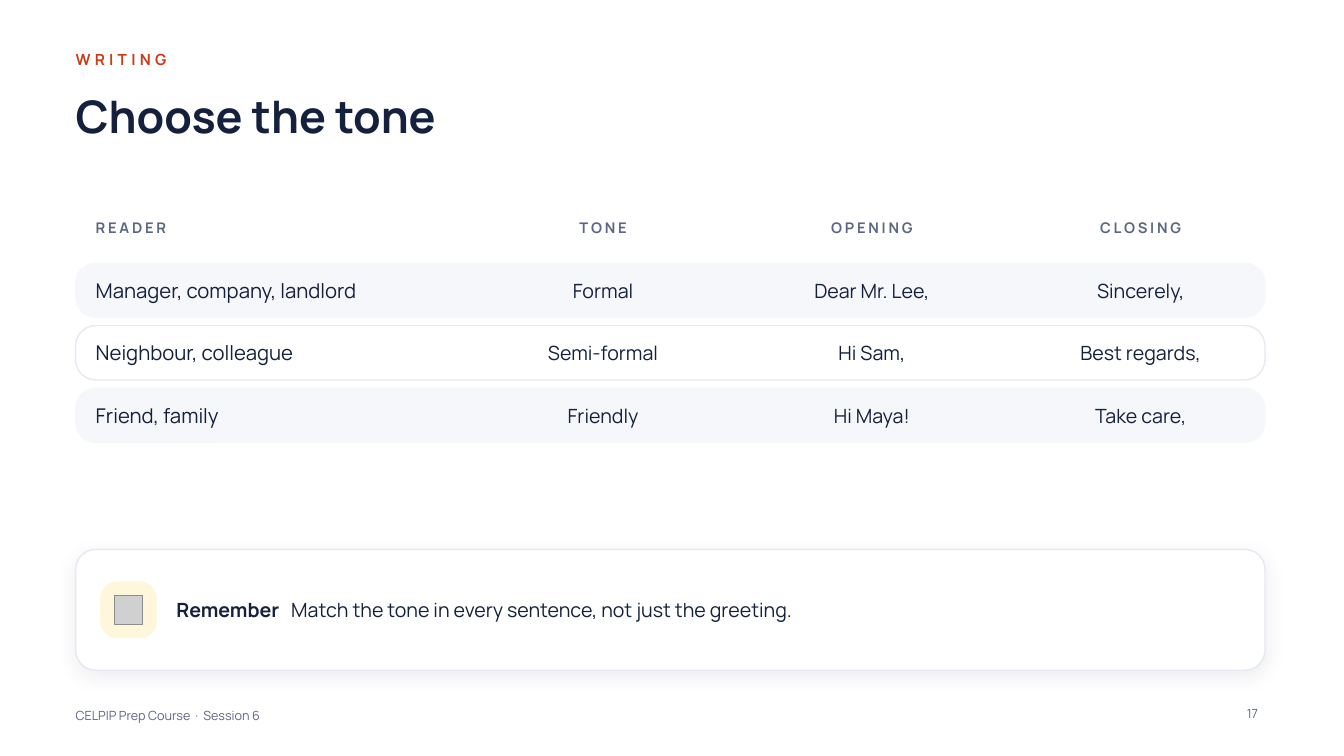
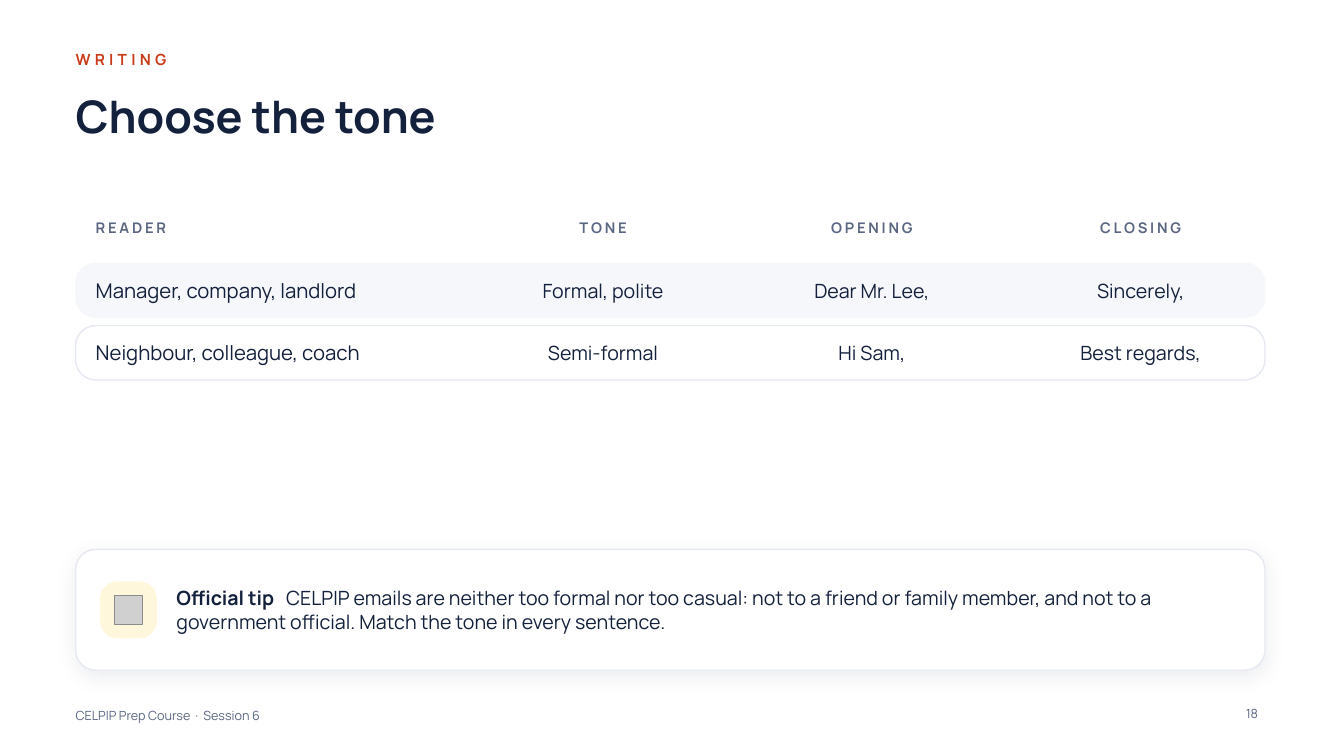
Before and after one commit to learnovateqa/The_English_Academy_CELPIP, a slide deck: slide 18 of decks/session-06.pptx (slide 17 before the commit). Drawn at 1344x756 pixels with LibreOffice and Linux fonts; fonts in the diff are those of the drawing; grey boxes stand for pictures. Boxes give left, top, right and bottom in pixels: in the first picture for what was removed or moved away, otherwise in the second. Text is boxed around its words. In the diff, an @@ line names an element or a change of style, - is before the commit and + after.

```diff
--- a/decks/session-06.pptx
+++ b/decks/session-06.pptx
@@ text at bbox=[543, 283, 663, 303]: text changed @@
-Formal
+Formal, polite
@@ text at bbox=[96, 345, 360, 365]: text changed @@
-Neighbour, colleague
+Neighbour, colleague, coach
@@ rounded rectangle removed at bbox=[76, 388, 1265, 443] @@
@@ text removed at bbox=[96, 408, 219, 428] @@
-Friend, family
@@ text removed at bbox=[568, 408, 639, 428] @@
-Friendly
@@ text removed at bbox=[834, 408, 910, 428] @@
-Hi Maya!
@@ text removed at bbox=[1095, 409, 1186, 425] @@
-Take care,
@@ text at bbox=[176, 590, 1151, 634]: text changed @@
-Remember Match the tone in every sentence, not just the greeting.
+Official tip CELPIP emails are neither too formal nor too casual: not to a friend or family member, and not to a government official. Match the tone in every sentence.
@@ page number at bbox=[1246, 709, 1258, 718]: text changed @@
-17
+18
```
Also in this commit, not shown: 6 other slides changed, 2 slides added, 2 other files.
